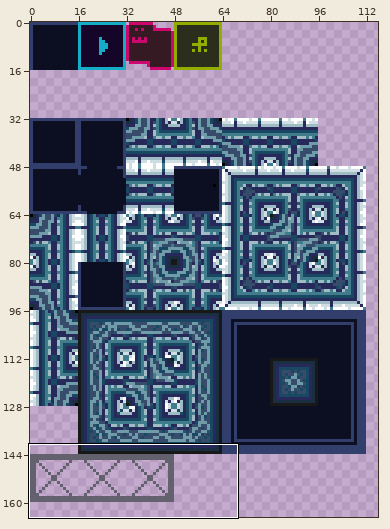
One commit to this sprite sheet: src/resource/tileset/BackGroundTileset.png. Above, an overview of the earlier version with the close-up marked.
Close-up. Earlier state:
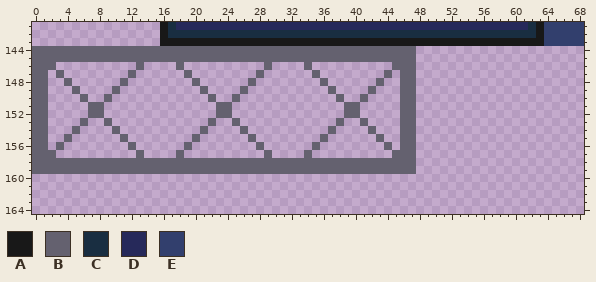
The file is 128x320 pixels. Shown: x 0..68, y 141..164. The wide view leaves out empty margins.
Palette (. is transparent): A #181818  B #64616f  C #192e41  D #26295a  E #323f6d
Pixels before, first column x 0:
141 ................ACDDDDDDDDDDDDDDDDDDDDDDDDDDDDDDDDDDDDDDDDDDDDCAEEEEE
142 ................ACCCCCCCCCCCCCCCCCCCCCCCCCCCCCCCCCCCCCCCCCCCCCCAEEEEE
143 ................AAAAAAAAAAAAAAAAAAAAAAAAAAAAAAAAAAAAAAAAAAAAAAAAEEEEE
144 BBBBBBBBBBBBBBBBBBBBBBBBBBBBBBBBBBBBBBBBBBBBBBBB.....................
145 BBBBBBBBBBBBBBBBBBBBBBBBBBBBBBBBBBBBBBBBBBBBBBBB.....................
146 BBB..........B....B..........B....B..........BBB.....................
147 BB.B........B......B........B......B........B.BB.....................
148 BB..B......B........B......B........B......B..BB.....................
149 BB...B....B..........B....B..........B....B...BB.....................
150 BB....B..B............B..B............B..B....BB.....................
151 BB.....BB..............BB..............BB.....BB.....................
152 BB.....BB..............BB..............BB.....BB.....................
153 BB....B..B............B..B............B..B....BB.....................
154 BB...B....B..........B....B..........B....B...BB.....................
155 BB..B......B........B......B........B......B..BB.....................
156 BB.B........B......B........B......B........B.BB.....................
157 BBB..........B....B..........B....B..........BBB.....................
158 BBBBBBBBBBBBBBBBBBBBBBBBBBBBBBBBBBBBBBBBBBBBBBBB.....................
159 BBBBBBBBBBBBBBBBBBBBBBBBBBBBBBBBBBBBBBBBBBBBBBBB.....................
The same view after the edit:
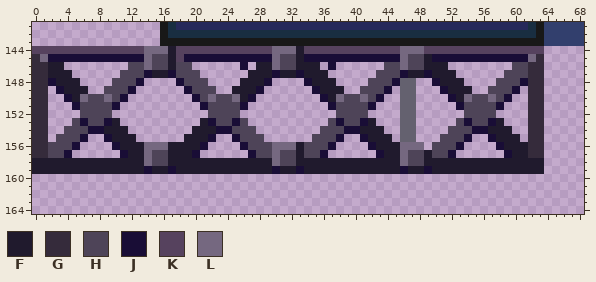
Colours new in this view: F #201a2d  G #352b3b  H #4e4458  J #190d36  K #56425e  L #756880
Change:
Changed rows in their new state; - is an unchanged pixel.
first column x 0:
144 KKKKKKKKKKKKKKLLLFKKKKKKKKKKKKLLLFKKKKKKKKKKKKLLLKKKKKKKKKKKKKKK
145 GLJJJJJJJJJJJJLHHFKJJJJJJJJJJJLHHFJJJJJJJJJJJJLHHFJJJJJJJJJJJJLG
146 GGFF--------HHLHHFHH------J-FFLHHFFF-J------HHLHHFFF--------HHGG
147 GGFFF------HHHJFFJHHH------FFFJFFJFFF------HHHJFFJFFF------HHHGG
148 GGJFFF----HHHJ----JHHH----FFFJ----JFFF----HHHJ----JFFF----HHHJGG
149 GG-JFFF--HHHJ------JHHH--FFFJ------JFFF--HHHJ------JFFF--HHHJ-GG
150 GG--JFLHHLHJ--------JHLHHLFJ--------JFLHHLHJ--------JFLHHLHJ--GG
151 GG---JHHHHJ----------JHHHHJ----------JHHHHJ----------JHHHHJ---GG
152 GG----HHHH------------HHHH------------HHHH------------HHHH----GG
153 GG---HJHHJF----------FJHHJH----------HJHHJF----------HJHHJF---GG
154 GG--HHHJJFFF--------FFFJJHHH--------HHHJJFFF--------HHHJJFFF--GG
155 GG-HHHJ--JFFF------FFFJ--JHHH------HHHJ--JFFF------HHHJ--JFFF-GG
156 GGHHHJ----JFFFLLLFFFFJ----JHHHLLLFHHHJ----JFFFLLL-HHHJ----JFFFGG
157 GGHHJ------JFFLHHFFFJ------JHHLHHFHHJ------JFFLHHFHHJ------JFFGG
158 FFFFFFFFFFFFFFLHHFFFFFFFFFFFFFLHHFFFFFFFFFFFFFLHHFFFFFFFFFFFFFFF
159 FFFFFFFFFFFFFFJFFJFFFFFFFFFFFFJFFJFFFFFFFFFFFFJFFJFFFFFFFFFFFFFF
